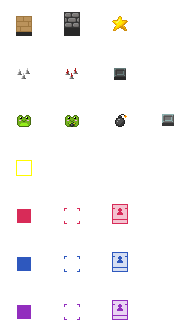
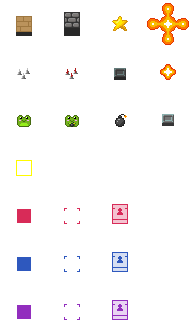
Revision of a layered 192×336 image; what changed, layer by layer:
painted on "Layer" over 147, 3, 189, 80
